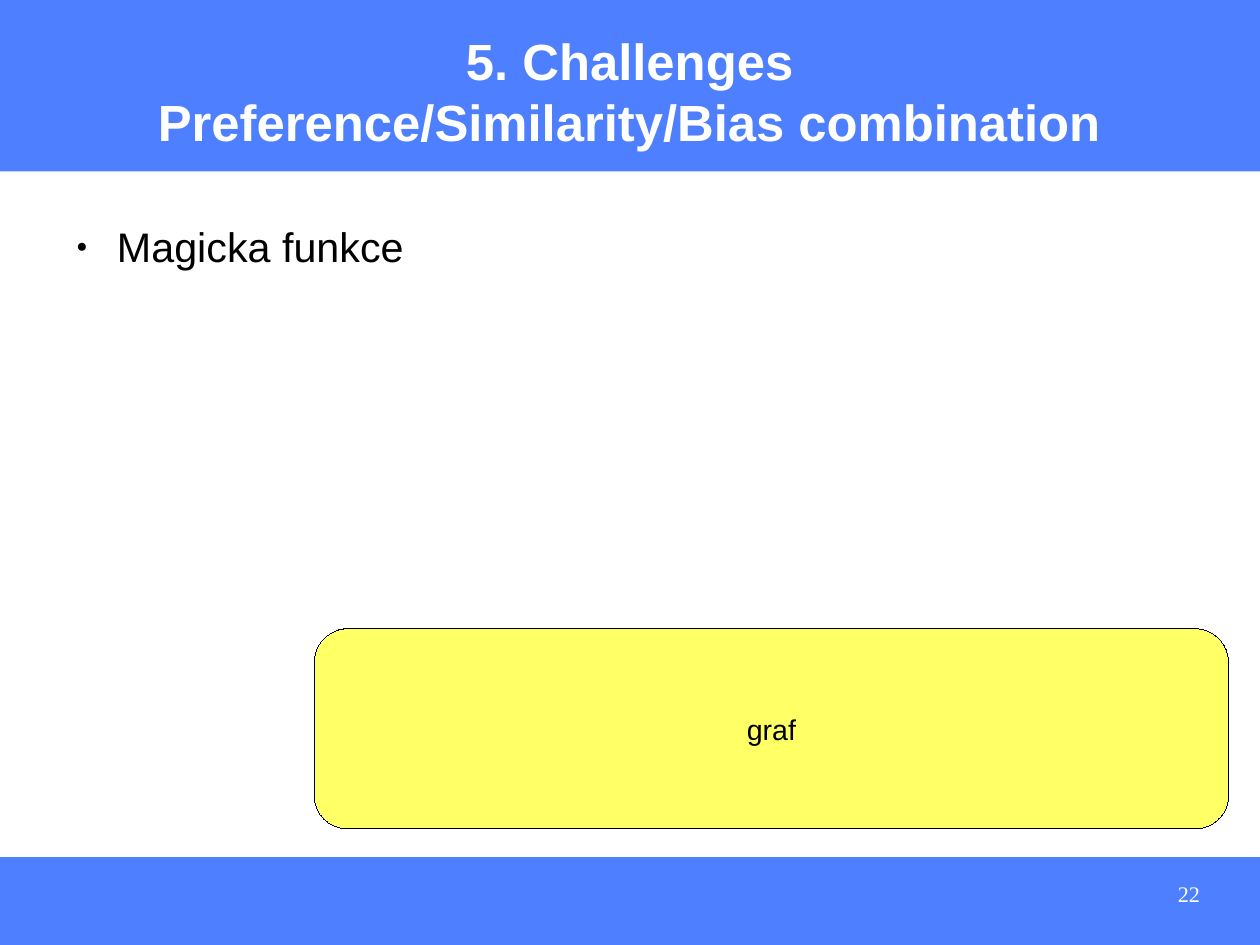
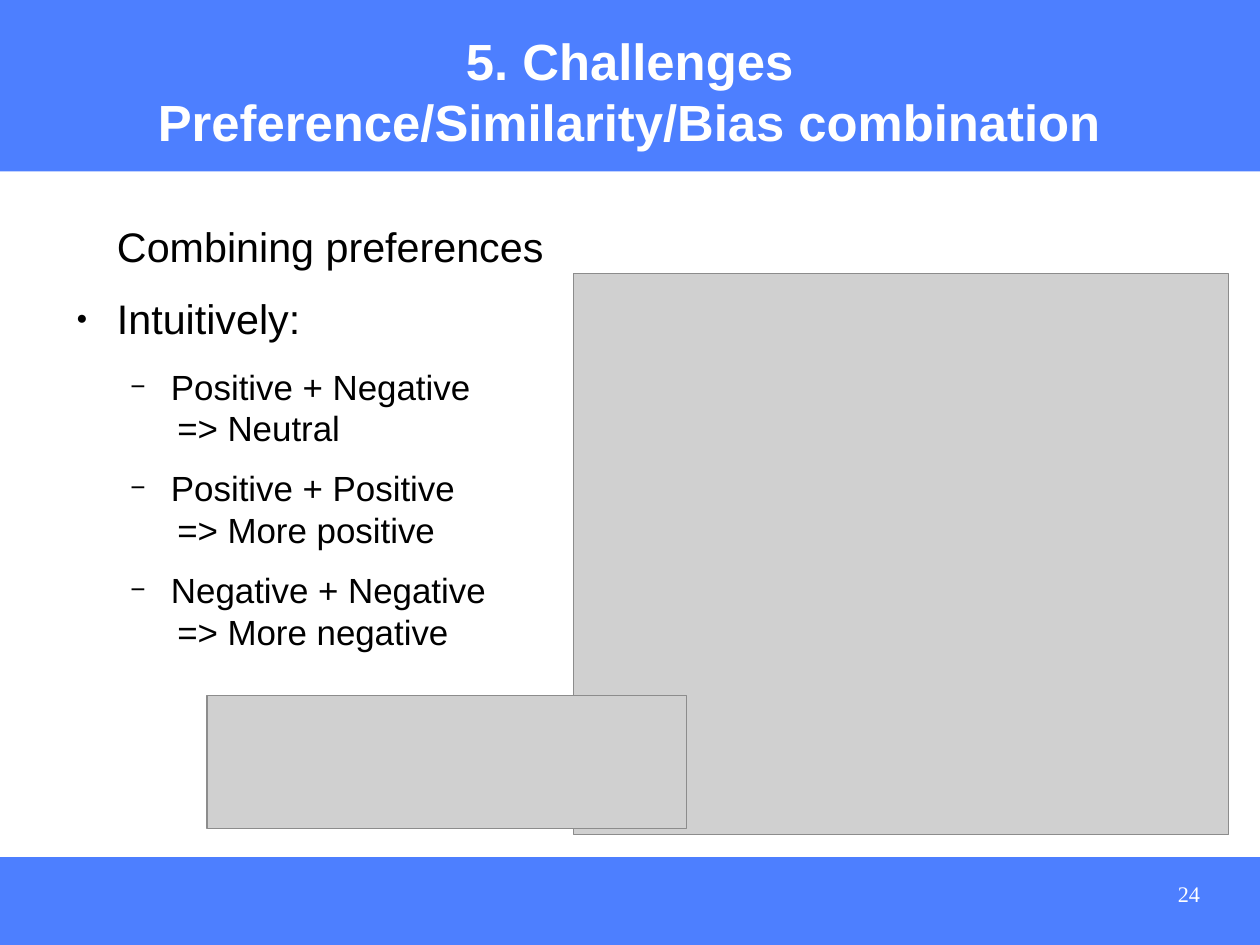
Before and after one commit to hasantayyar/unresyst, a slide deck: slide 24 of docs/presentations/unresyst_seminar_110308.odp (slide 22 before the commit). Drawn at 1260x945 pixels with LibreOffice and Linux fonts; fonts in the diff are those of the drawing; grey boxes stand for pictures. Boxes give left, top, right and bottom in pixels: in the first picture for what was removed or moved away, otherwise in the second. Text is boxed around its words. In the diff, an @@ line names an element or a change of style, - is before the commit and + after.

```diff
--- a/docs/presentations/unresyst_seminar_110308.odp
+++ b/docs/presentations/unresyst_seminar_110308.odp
@@ text at [117, 232, 544, 652]: text changed; size 26 to 22 pt @@
-● Magicka funkce
+Combining preferences
+● Intuitively:
+  − Positive + Negative
+    => Neutral
+  − Positive + Positive
+    => More positive
+  − Negative + Negative
+    => More negative
@@ picture added at [574, 274, 1229, 836] @@
@@ rounded rectangle removed at [314, 629, 1229, 829] @@
-graf
@@ picture added at [207, 695, 687, 829] @@
@@ page number at [1178, 887, 1200, 902]: text changed @@
-22
+24
```
Also in this commit, not shown: 2 other slides changed, 9 slides added, 8 slides removed, 16 other files.
